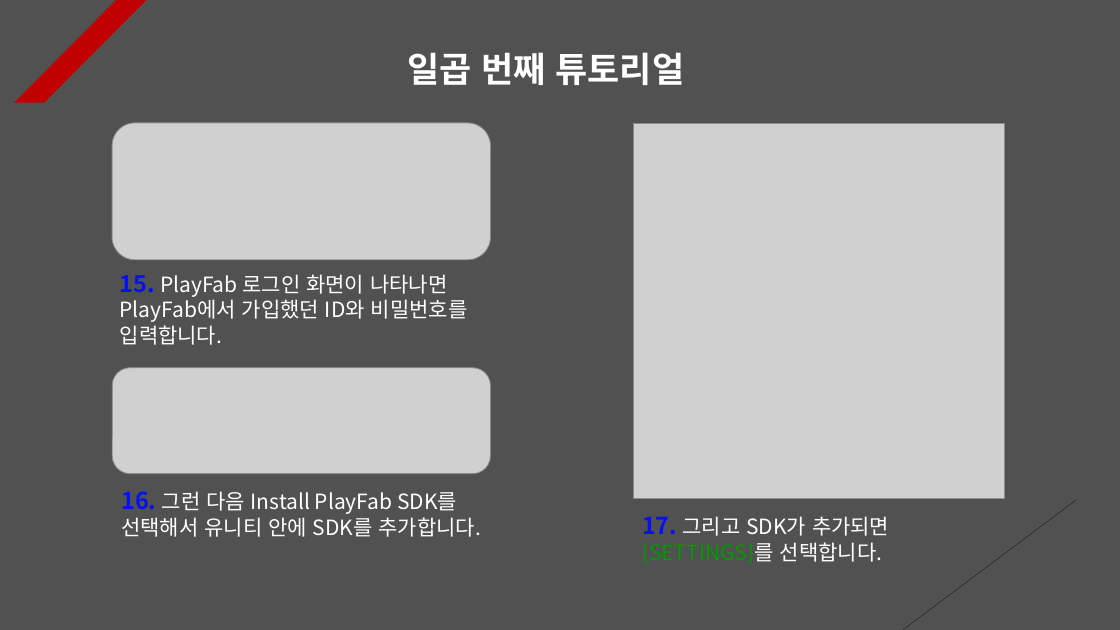
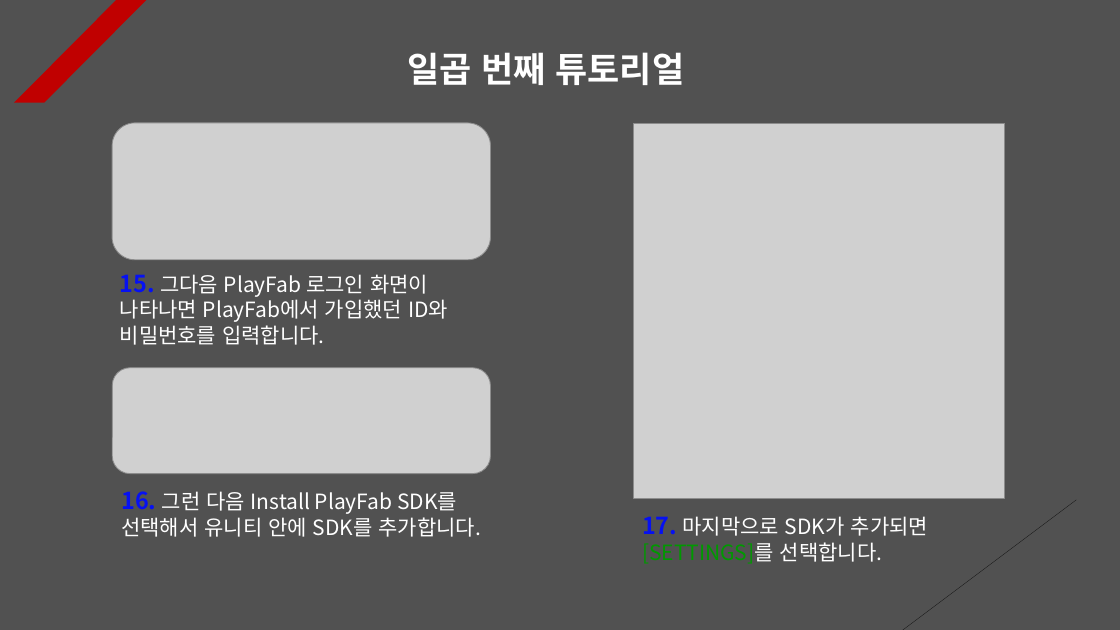
Before and after one commit to Unity2033/3D-UnityEngine, a slide deck: slide 7 of Assets/Class/Photon Server/PPT Data/Photon PlayFab.pptx. Drawn at 1120x630 pixels with LibreOffice and Linux fonts; fonts in the diff are those of the drawing; grey boxes stand for pictures. Boxes give left, top, right and bottom in pixels: in the first picture for what was removed or moved away, otherwise in the second. Text is boxed around its words. In the diff, an @@ line names an element or a change of style, - is before the commit and + after.

Commit message:
Photon Server Settings Renewal
- Set local information using
  DropDown

- Photon setting PPT material
  update

- Delete resource data

```diff
--- a/Assets/Class/Photon Server/PPT Data/Photon PlayFab.pptx
+++ b/Assets/Class/Photon Server/PPT Data/Photon PlayFab.pptx
@@ text at box(120, 274, 448, 345): text changed @@
-15. PlayFab 로그인 화면이 나타나면 PlayFab에서 가입했던 ID와 비밀번호를 입력합니다.
+15. 그다음 PlayFab 로그인 화면이 나타나면 PlayFab에서 가입했던 ID와 비밀번호를 입력합니다.
@@ text at box(642, 516, 928, 564): text changed @@
-17. 그리고 SDK가 추가되면 [SETTINGS]를 선택합니다.
+17. 마지막으로 SDK가 추가되면 [SETTINGS]를 선택합니다.
```
Also in this commit, not shown: 14 other slides changed, 1 slide added, 21 other files.
